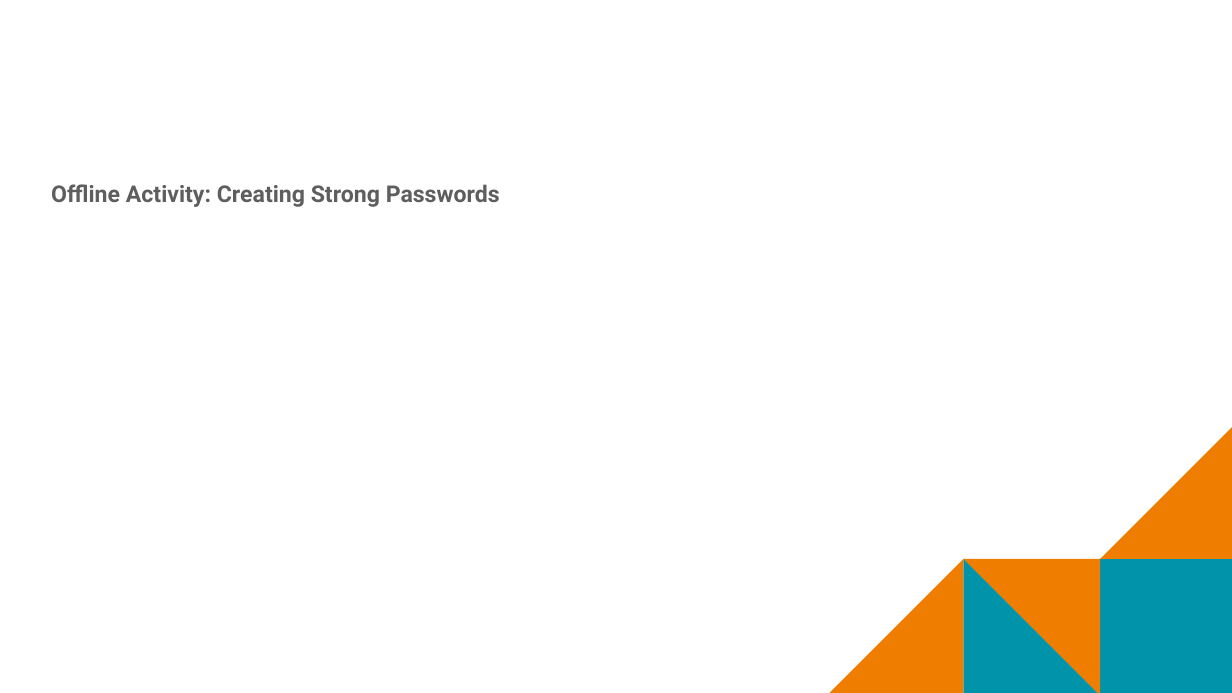
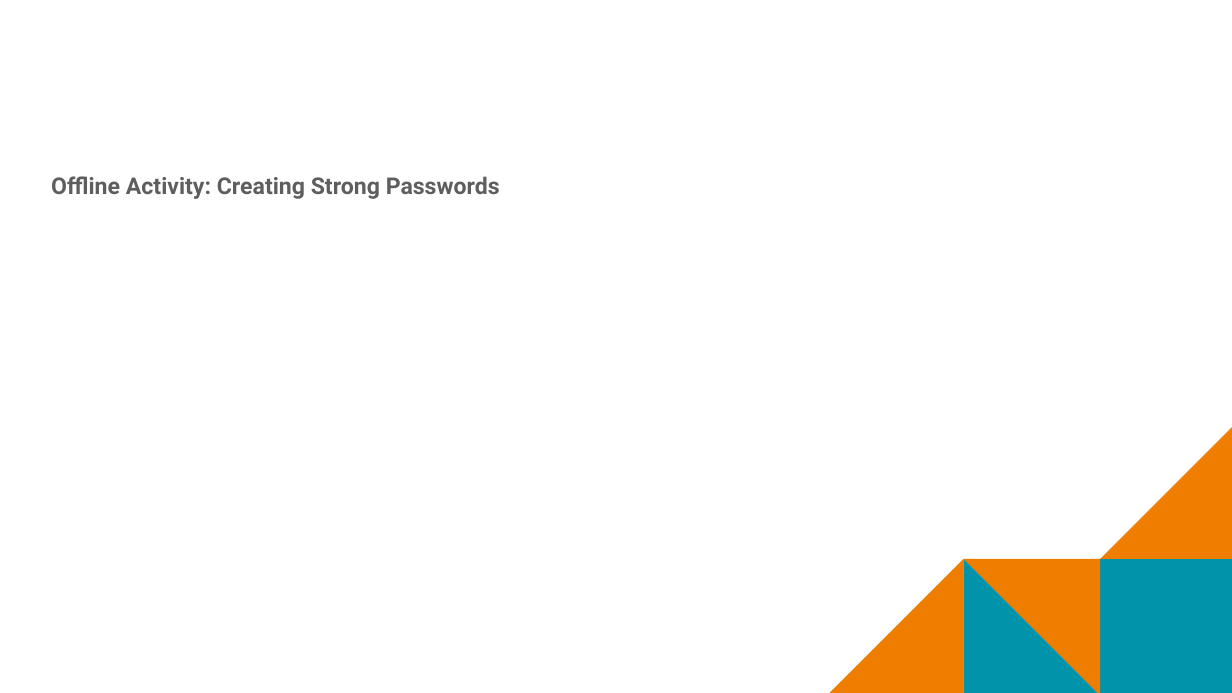
Before and after one commit to mr-eggleton/web-lit-core, a slide deck: slide 14 of final ppt/11-safety-first.pptx (slide 13 before the commit). Drawn at 1232x693 pixels with LibreOffice and Linux fonts; fonts in the diff are those of the drawing; background and template pictures are left out. Boxes give left, top, right and bottom in pixels: in the first picture for what was removed or moved away, otherwise in the second. Text is boxed around its words. In the diff, an @@ line names an element or a change of style, - is before the commit and + after.

```diff
--- a/final ppt/11-safety-first.pptx
+++ b/final ppt/11-safety-first.pptx
@@ text "Offline Activity: Creating Strong Passwords" at (51,176,500,199): line spacing 1.15 to 0.9; less space between paragraphs @@
```
Also in this commit, not shown: 14 other slides changed, 2 slides added, 3 other files.
